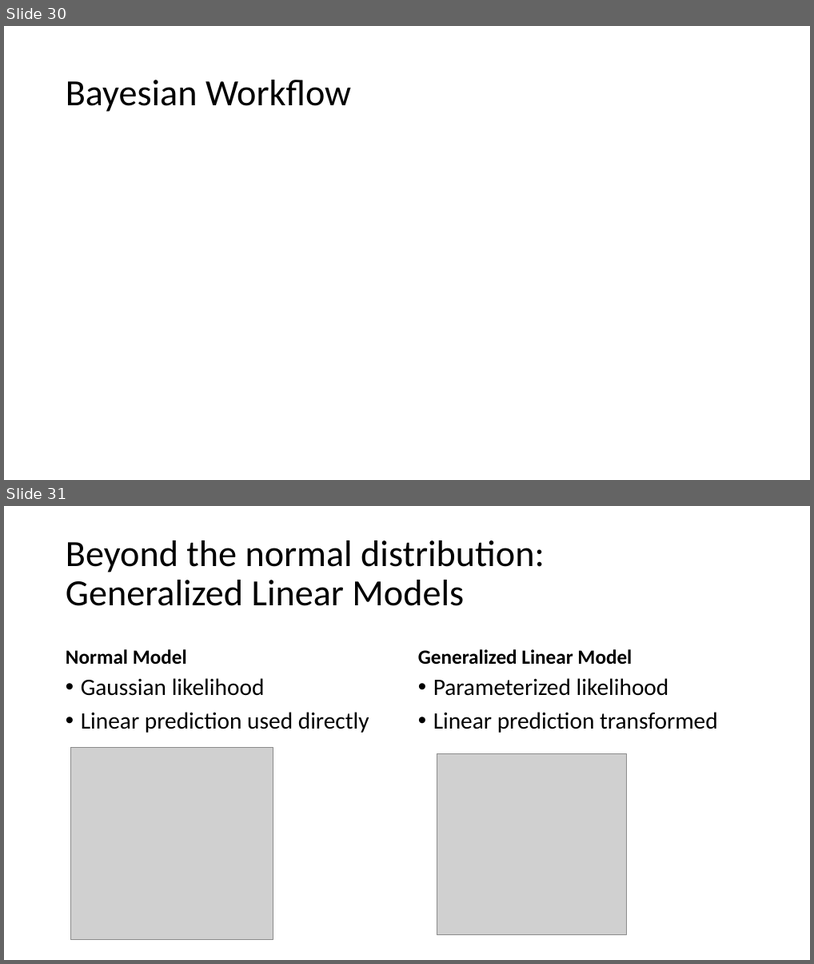
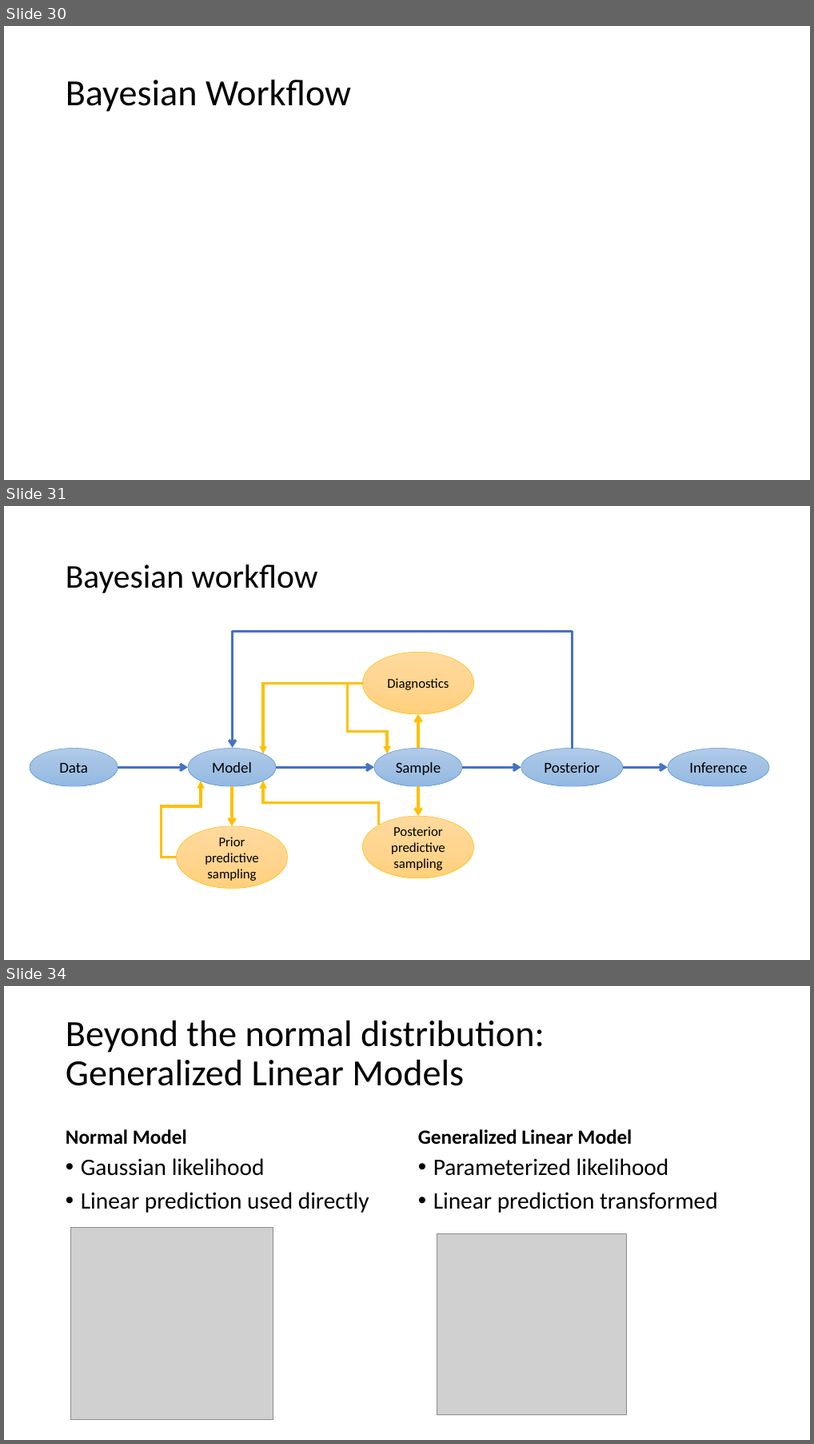
Before and after one commit to opherdonchin/StatisticalComputationAndAnalysis, a slide deck: Lectures/Lecture 6 Linear models.pptx. Shown one above the other, each under a label of ours: slides 30 and 31 before the commit, slides 30, 31 and 34 after it; the slides between them are not shown. The pictures are 814x964 and 814x1444 pixels, drawn with LibreOffice and Linux fonts; fonts in the diff are those of the drawing; grey boxes stand for pictures. Boxes give left, top, right and bottom in pixels: in the first picture for what was removed or moved away, otherwise in the second. Text is boxed around its words. In the diff, an @@ line names an element or a change of style, - is before the commit and + after.

```diff
--- a/Lectures/Lecture 6 Linear models.pptx
+++ b/Lectures/Lecture 6 Linear models.pptx
@@ slide 31 added at <box>4,506,810,960</box>, background #FFFFFF @@
@@ title added at <box>66,564,318,593</box>, 39.6 pt, text #000000 @@
+Bayesian workflow
@@ elbow arrow added from (573, 748) to (233, 748), #4472C4 3 pt @@
@@ ellipse added at <box>362,652,474,714</box>, fill gradient #FFDB9E to #FFD590 to #FFD07C, outline #FFC000 0.5 pt, 16 pt, text #000000 @@
+Diagnostics
@@ elbow arrow added from (362, 683) to (263, 753), #FFC000 3 pt @@
@@ elbow arrow added from (362, 683) to (387, 753), #FFC000 3 pt @@
@@ arrow added from (418, 748) to (418, 714), #FFC000 3 pt @@
@@ ellipse added at <box>30,748,118,786</box>, fill gradient #B1CBE9 to #A3C1E5 to #93B9E4, outline #5B9BD5 0.5 pt, 18 pt, text #000000 @@
+Data
@@ arrow added from (118, 768) to (188, 768), #4472C4 3 pt @@
@@ ellipse added at <box>188,748,276,786</box>, fill gradient #B1CBE9 to #A3C1E5 to #93B9E4, outline #5B9BD5 0.5 pt, 18 pt, text #000000 @@
+Model
@@ arrow added from (276, 768) to (374, 768), #4472C4 3 pt @@
@@ ellipse added at <box>374,748,462,786</box>, fill gradient #B1CBE9 to #A3C1E5 to #93B9E4, outline #5B9BD5 0.5 pt, 18 pt, text #000000 @@
+Sample
@@ arrow added from (462, 768) to (522, 768), #4472C4 3 pt @@
@@ ellipse added at <box>522,748,623,786</box>, fill gradient #B1CBE9 to #A3C1E5 to #93B9E4, outline #5B9BD5 0.5 pt, 18 pt, text #000000 @@
+Posterior
@@ arrow added from (623, 768) to (668, 768), #4472C4 3 pt @@
@@ ellipse added at <box>668,748,770,786</box>, fill gradient #B1CBE9 to #A3C1E5 to #93B9E4, outline #5B9BD5 0.5 pt, 18 pt, text #000000 @@
+Inference
@@ elbow arrow added from (177, 857) to (202, 780), #FFC000 3 pt @@
@@ arrow added from (232, 786) to (232, 826), #FFC000 3 pt @@
@@ elbow arrow added from (379, 825) to (263, 780), #FFC000 3 pt @@
@@ arrow added from (418, 786) to (418, 816), #FFC000 3 pt @@
@@ ellipse added at <box>362,816,474,878</box>, fill gradient #FFDB9E to #FFD590 to #FFD07C, outline #FFC000 0.5 pt, 16 pt, text #000000 @@
+Posterior predictive sampling
@@ ellipse added at <box>177,826,288,888</box>, fill gradient #FFDB9E to #FFD590 to #FFD07C, outline #FFC000 0.5 pt, 16 pt, text #000000 @@
+Prior predictive sampling
@@ what was slide 31 is now slide 34 @@
```
Also in this commit, not shown: 1 slide changed, 3 other slides added, 1 slide removed, 2 other files.
